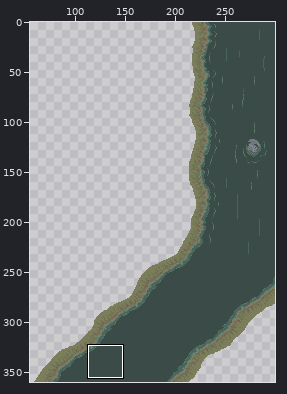
Two versions of one pixel-art file, assets/03_backgrounds/riviere.aseprite. The picture above shows the old version from afar; the outline marks the close-up.
Close-up. Before the edit:
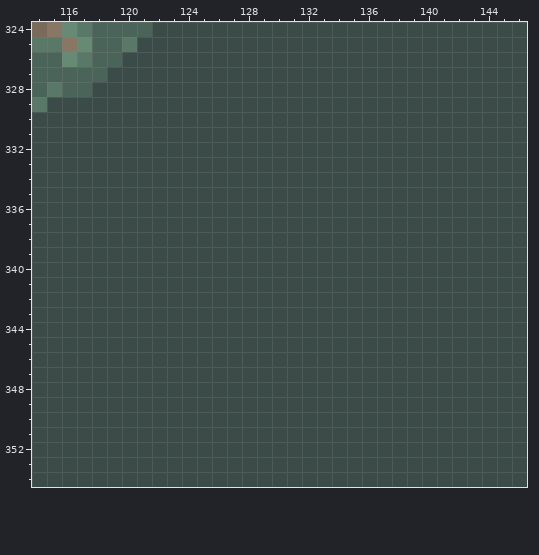
300x360 pixels, 1 frame. Colours within 5 levels of each other are drawn and written as one. Shown: x 114..146, y 324..354. The wide view leaves out empty margins. The commit also changed other parts of the picture, which this record leaves out.
After the commit:
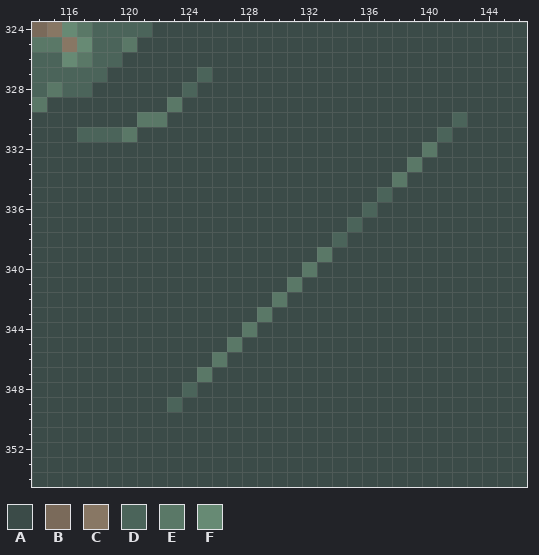
Palette (. is transparent): A #3b4b48  B #7a6a5a  C #887764  D #4b645a  E #5a7867  F #678a74
Diff:
Layer "cailloux/eaubord":
Colour A gives way to colour D in row 327 at x 125; in row 328 at x 124; in row 330 at x 142; in row 331 at x 117 to 119 and 141; in row 335 at x 137; in row 336 at x 136.
Colour A gives way to colour D in row 337 at x 135; in row 338 at x 134; in row 348 at x 124; in row 349 at x 123.
Colour A gives way to colour E in row 329 at x 123; in row 330 at x 121 to 122; in row 331 at x 120; in row 332 at x 140; in row 333 at x 139; in row 334 at x 138.
Colour A gives way to colour E in row 339 at x 133; in row 340 at x 132; in row 341 at x 131; in row 342 at x 130; in row 343 at x 129; in row 344 at x 128.
Colour A gives way to colour E in row 345 at x 127; in row 346 at x 126; in row 347 at x 125.
Pixel boxes of the changes (left, top, right, bottom) in both close-ups:
changed: (77, 67, 467, 412)
